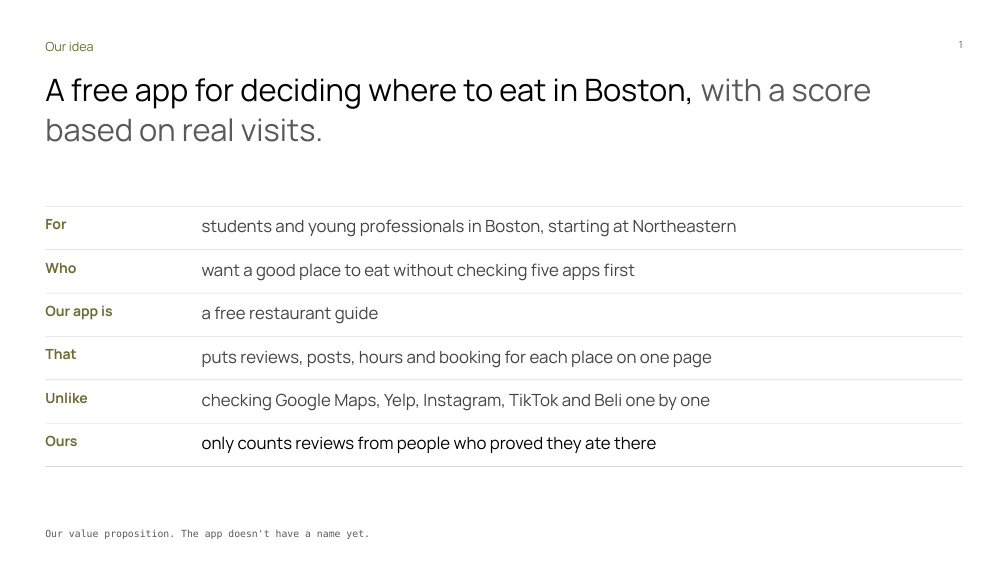
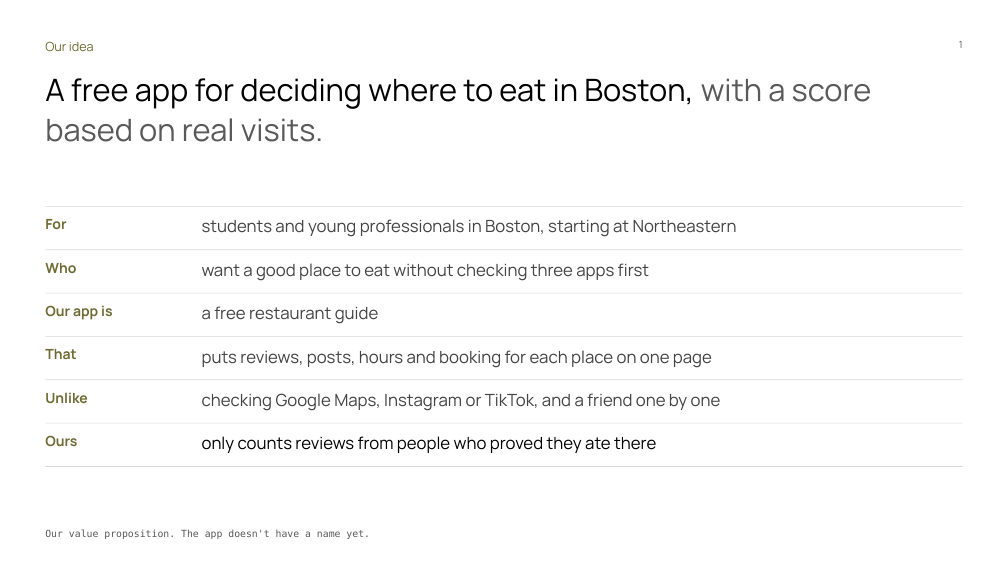
Before and after one commit to Dinguusto/Alex-s-workout-app, a slide deck: slide 1 of ENTR_4501_Gate_2_deck_readable.pptx. Drawn at 1008x567 pixels with LibreOffice and Linux fonts; fonts in the diff are those of the drawing. Boxes give left, top, right and bottom in pixels: in the first picture for what was removed or moved away, otherwise in the second. Text is boxed around its words. In the diff, an @@ line names an element or a change of style, - is before the commit and + after.

```diff
--- a/ENTR_4501_Gate_2_deck_readable.pptx
+++ b/ENTR_4501_Gate_2_deck_readable.pptx
@@ text at [202, 263, 649, 281]: text changed @@
-want a good place to eat without checking five apps first
+want a good place to eat without checking three apps first
@@ text at [202, 393, 721, 411]: text changed @@
-checking Google Maps, Yelp, Instagram, TikTok and Beli one by one
+checking Google Maps, Instagram or TikTok, and a friend one by one
```
Also in this commit, not shown: 8 other slides changed.
